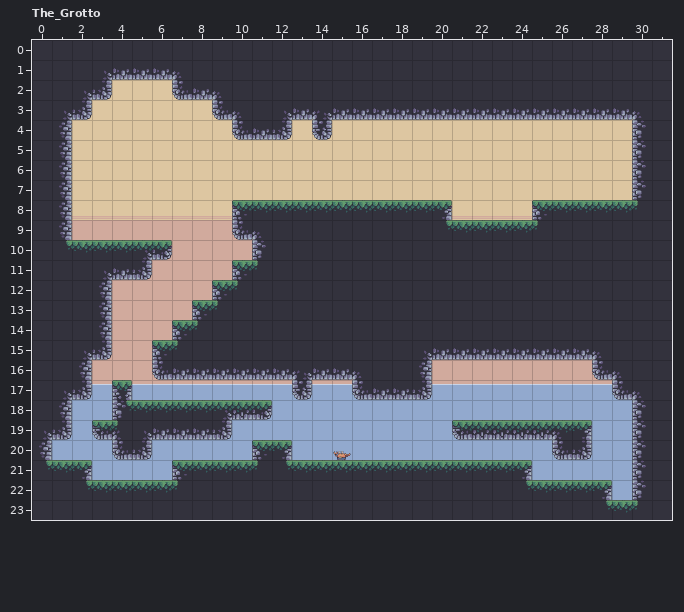
Two versions of a level (LDtk project, assets/ldtk/side_scroller.ldtk). This is how it looked before the edit.
Cells are 32x32 px. Shown: The_Grotto x 0..31, y 0..23.
Once edited:
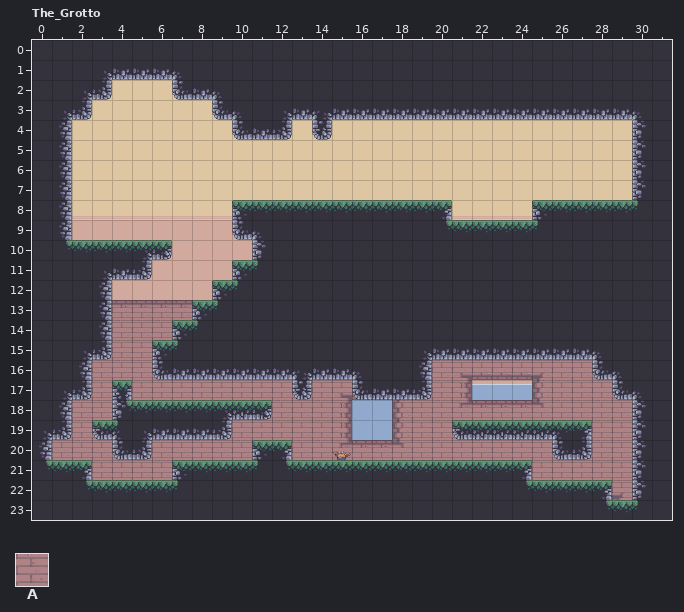
Key: from "Backdrop": A 1.
_ is an empty cell.
Tiles of an added or newly shown layer are drawn over the layers below it.
The commit says: initial addition of rapier2d to side_scroller
Diff:
Layer "Backdrop" (added):
Tile A now appears in row 13 at x 4 to 7; in row 14 at x 4 to 6; in row 15 at x 3 to 5; in row 16 at x 3 to 6 and 20 to 28; in row 17 at x 2 to 17, 19 to 21 and 25 to 29; in row 18 at x 1 to 4, 11 to 15 and 18 to 30.
Tile A now appears in row 19 at x 1 to 3, 9 to 15, 18 to 21 and 27 to 30; in row 20 at x 0 to 30; in row 21 at x 2 to 7 and 24 to 30; in row 22 at x 28 to 30.
